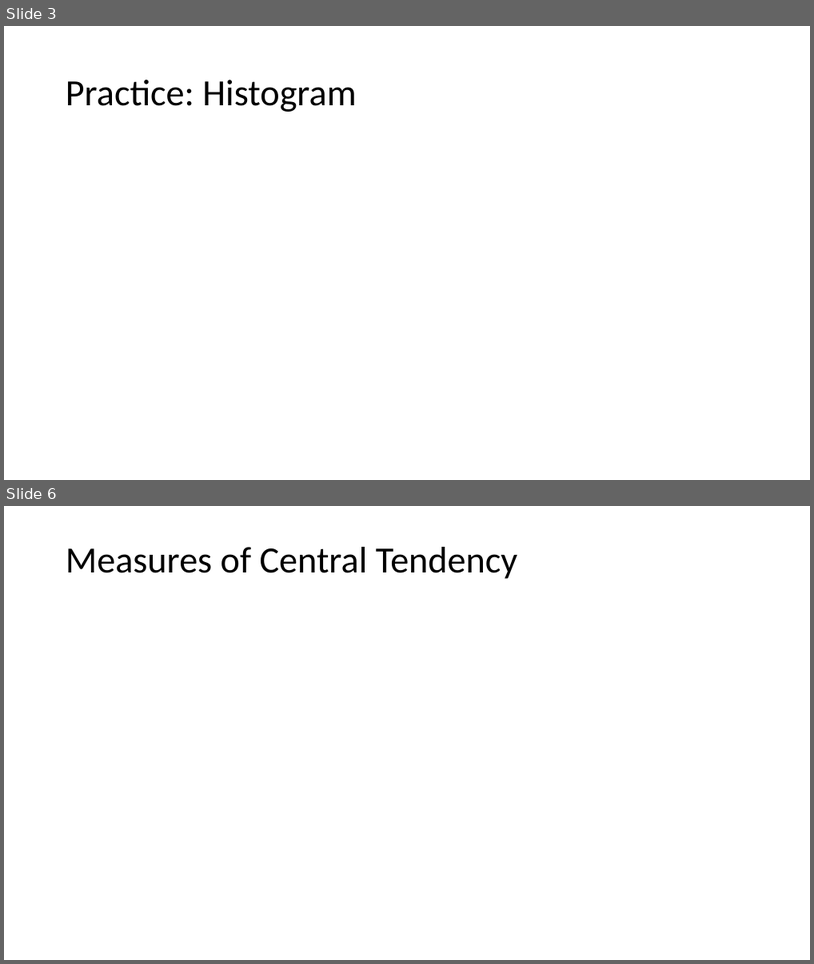
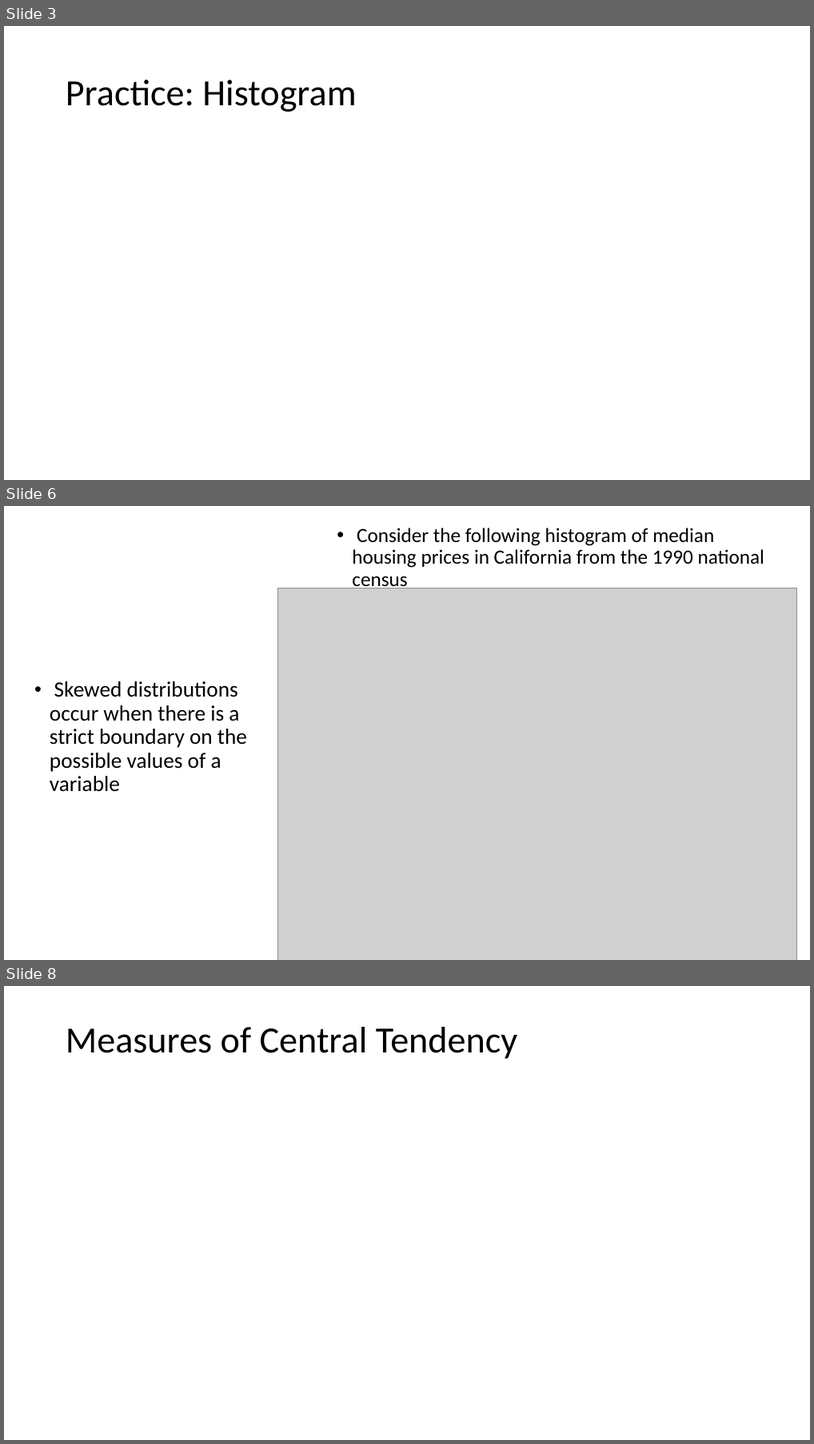
Before and after one commit to Jarred6068/UI_STAT251-03_Spring_2024, a slide deck: docs/lecture_slides/Week 3/Week3_Lecture4_Slides_1_22_2024.pptx. Shown one above the other, each under a label of ours: slides 3 and 6 before the commit, slides 3, 6 and 8 after it; the slides between them are not shown. The pictures are 814x964 and 814x1444 pixels, drawn with LibreOffice and Linux fonts; fonts in the diff are those of the drawing; grey boxes stand for pictures. Boxes give left, top, right and bottom in pixels: in the first picture for what was removed or moved away, otherwise in the second. Text is boxed around its words. In the diff, an @@ line names an element or a change of style, - is before the commit and + after.

```diff
--- a/docs/lecture_slides/Week 3/Week3_Lecture4_Slides_1_22_2024.pptx
+++ b/docs/lecture_slides/Week 3/Week3_Lecture4_Slides_1_22_2024.pptx
@@ slide 6 added at (4,506,810,960), background #FFFFFF @@
@@ text added at (352,528,765,591), 24 pt, text #000000 @@
+• Consider the following histogram of median housing prices in California from the 1990 national census
@@ picture added at (278,588,798,960) @@
@@ text added at (50,681,247,792), 26 pt, text #000000 @@
+• Skewed distributions occur when there is a strict boundary on the possible values of a variable
@@ what was slide 6 is now slide 8 @@
```
Also in this commit, not shown: 7 slides changed, 6 other slides added, 15 other files.
